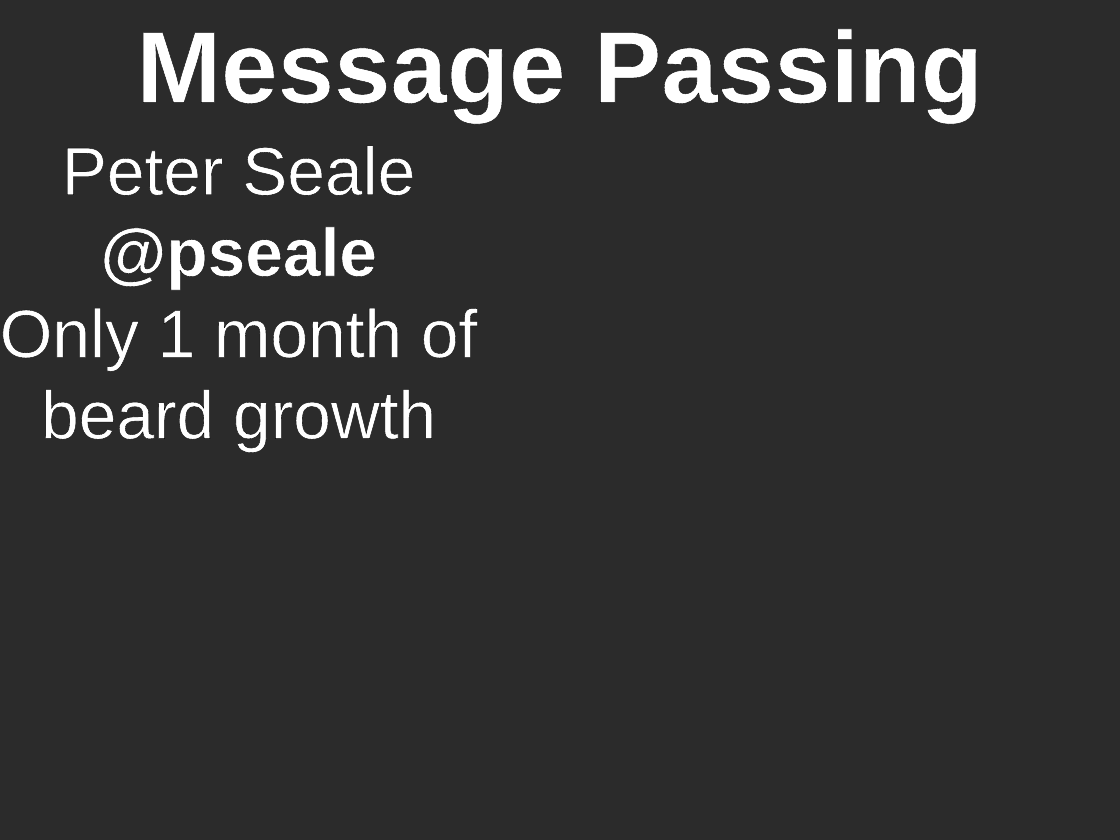
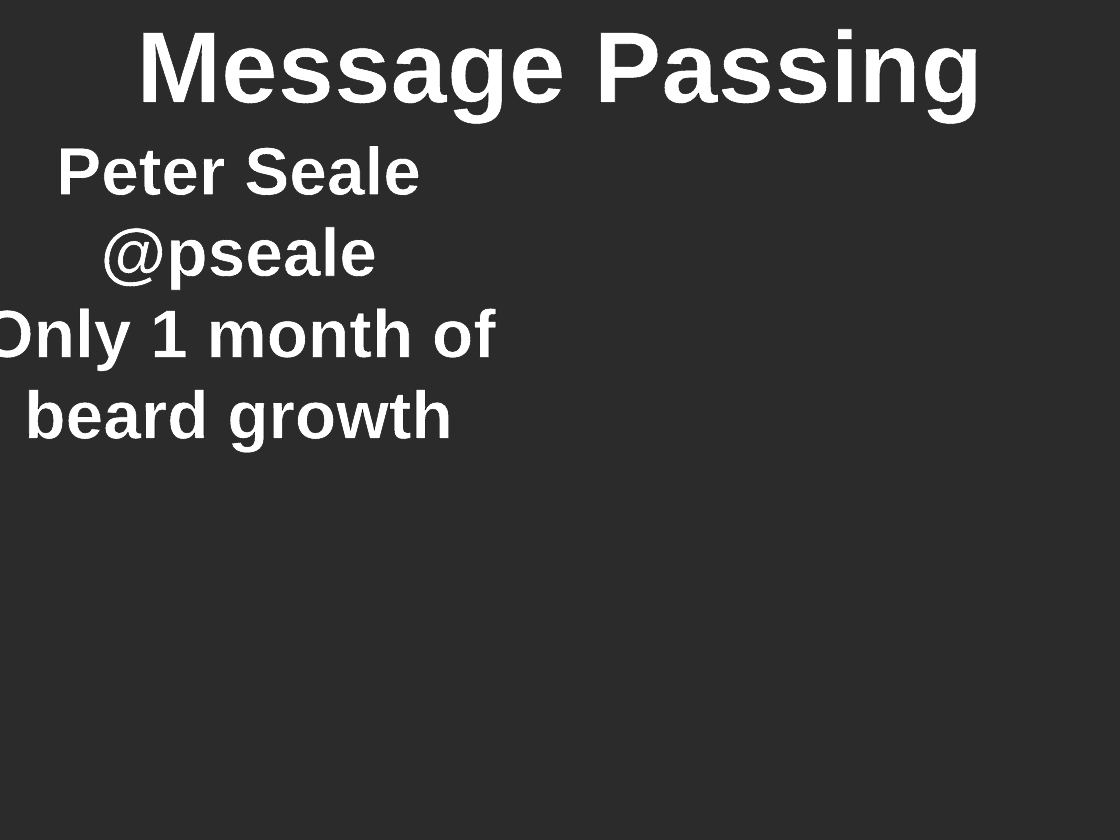
Before and after one commit to pseale/presentation-message-passing, a slide deck: slide 1 of message-passing.odp. Drawn at 1120x840 pixels with LibreOffice and Linux fonts; fonts in the diff are those of the drawing; background and template pictures are left out; a plain dark background stands for a picture behind light text. Boxes give left, top, right and bottom in pixels: in the first picture for what was removed or moved away, otherwise in the second. Text is boxed around its words. In the diff, an @@ line names an element or a change of style, - is before the commit and + after.

```diff
--- a/message-passing.odp
+++ b/message-passing.odp
@@ subtitle at <box>0,146,496,451</box>: bold on in "Peter Seale", "Only 1 month of beard growth" @@
```
Also in this commit, not shown: 6 other slides changed, 6 slides added, 13 other files.
